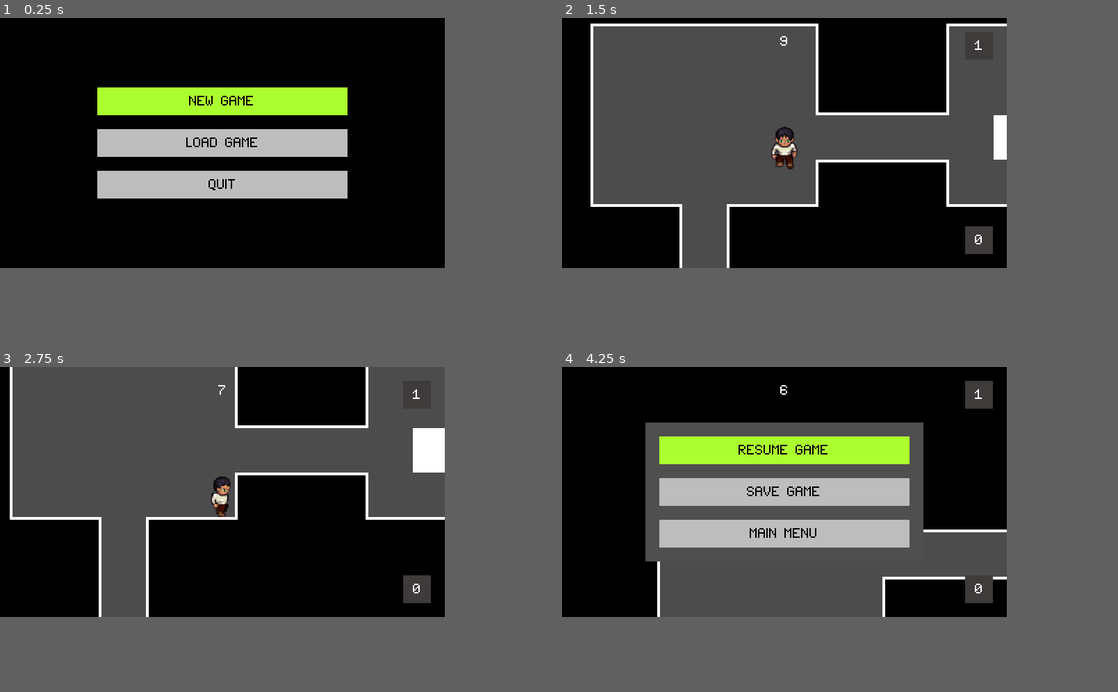
Above: before the commit, frames 1-4 (two rows, left to right).
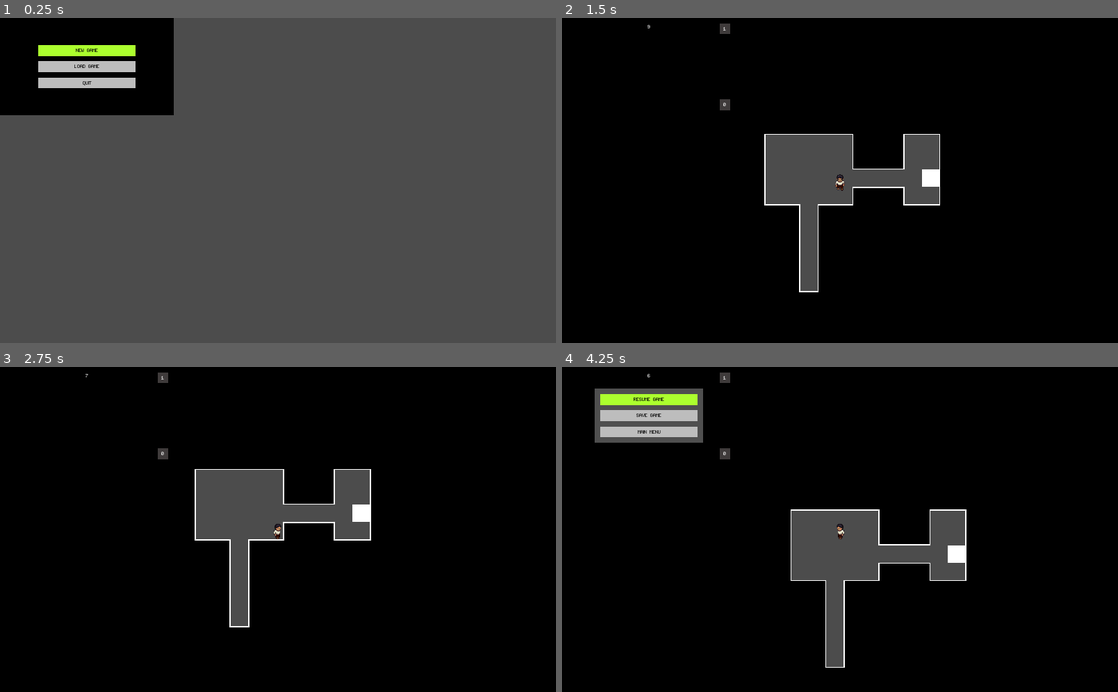
Above: after the commit, the same moments.

Repository: alittek/AC31009-Game
Game: Godot game, scene res://StartScreen.tscn
Two runs of this game, one before a commit and one after it. Both use one fixed random seed, a clock stepped at 60 frames per second and the inputs below.
Inputs:
- Up to frame 1 (0.25 s): no input
- Up to frame 2 (1.5 s): tap Enter at 0.5 s; hold Right (move_right) 0.53-1.28 s; hold Space (interact) 0.53-1.28 s; hold Down (move_down) from 1.28 s (still down); tap Space (interact) at 1.35 s
- Up to frame 3 (2.75 s): release Down (move_down) at 2.03 s; hold Right (move_right) from 2.03 s (still down); hold Space (interact) from 2.03 s (still down)
- Up to frame 4 (4.25 s): release Right (move_right) at 2.78 s; release Space (interact) at 2.78 s; hold Up (move_up) 2.78-3.53 s; tap Space (interact) at 2.85 s; hold Left (move_left) from 3.53 s (still down); hold Space (interact) from 3.53 s (still down); tap Escape (menu) at 4.15 s
In our replay, the window is 640x360 before the commit and 800x468 after it. These sizes can differ from the game's own. Grey fills any space a smaller window leaves; there, only what the larger window draws over its background counts as a difference.

The runs differ from the first frame. In frame 1, 55% of the frame differs, in the area x 0-80%, y 0-77%; in frame 2, 35%; in frame 3, 37%; in frame 4, 31%.

Commit message:
collect artifacts when entering area automatically

Diff:
--- a/Chest.gd
+++ b/Chest.gd
@@ -1,11 +1,37 @@
 extends Area2D
 
-export var artifact : int = 1
+export var artifactNb : int = 1
+
+onready var effect = get_node("Effect")
+onready var sprite = get_node("Sprite")
+
+
+func _ready():
+	effect.interpolate_property(sprite, 'scale',
+			sprite.get_scale(), Vector2(2.0,2.0), 0.3,
+			Tween.TRANS_QUAD, Tween.EASE_OUT)
+	effect.interpolate_property(sprite, 'modulate',
+			Color(1,1,1,1), Color(1,1,1,0), 0.3,
+			Tween.TRANS_QUAD, Tween.EASE_OUT)
+
 
 # TODO random amount of artifacts
 func get_amount():
 	pass
 
-func on_interact(player):
-	player.get_artifact(artifact)
+
+# pick up when pressing interact
+#func on_interact(player):
+#	player.get_artifact(artifactNb)
+#	effect.start()
+
+# pick up items when walking into them (also in player)
+func _on_Chest_body_entered(body):
+	if body.name == "Player":
+		body.get_artifact(artifactNb)
+		effect.start()
+		#queue_free()
+
+
+func _on_Effect_tween_completed(object, key):
 	queue_free()
--- a/Chest.tscn
+++ b/Chest.tscn
@@ -9,15 +9,15 @@
 position = Vector2( 10, 10 )
 script = ExtResource( 2 )
 
-[node name="StaticBody2D" type="StaticBody2D" parent="."]
-
-[node name="Sprite" type="Sprite" parent="StaticBody2D"]
+[node name="Sprite" type="Sprite" parent="."]
 texture = ExtResource( 1 )
 region_enabled = true
 region_rect = Rect2( 6, 8, 20, 20 )
 
-[node name="CollisionShape2D" type="CollisionShape2D" parent="StaticBody2D"]
+[node name="CollisionShape2D2" type="CollisionShape2D" parent="."]
+scale = Vector2( 1.2, 1.2 )
 shape = SubResource( 1 )
 
-[node name="CollisionShape2D2" type="CollisionShape2D" parent="."]
-shape = SubResource( 1 )
+[node name="Effect" type="Tween" parent="."]
+[connection signal="body_entered" from="." to="." method="_on_Chest_body_entered"]
+[connection signal="tween_completed" from="Effect" to="." method="_on_Effect_tween_completed"]
--- a/Player.gd
+++ b/Player.gd
@@ -7,9 +7,9 @@
 var speed = 100
 var look_direction = "down"
 var facingDir = Vector2()
-var interact_dis : int = 40
+#var interact_dis : int = 50
 onready var animation = $AnimationPlayer
-onready var rayCast = $RayCast2D
+#onready var rayCast = $RayCast2D
 
 func _ready ():
 	ui.update_artNb_text(Global.artifacts)
@@ -51,23 +51,19 @@
 # TODO player picks up items
 func get_artifact(amount):
 	Global.set_artifacts(Global.artifacts+amount)
+	ui.update_artNb_text(Global.artifacts)
 	$SoundPickup.play()
-	ui.update_artNb_text(Global.artifacts)
 
-func _process(delta):
-	if Input.is_action_just_pressed("interact"):
-		try_interact()
-
-func try_interact():
-	pass
-	rayCast.cast_to = facingDir * interact_dis
-	if rayCast.is_colliding():
-		# TODO open walls
-		if rayCast.get_collider() is KinematicBody2D:
-#			rayCast.get_collider().take_damage(damage)
-			pass
-		elif rayCast.get_collider().has_method("on_interact"):
-			rayCast.get_collider().on_interact(self)
+#func _process(delta):
+#	if Input.is_action_just_pressed("interact"):
+#		try_interact()
+#
+#func try_interact():
+#	rayCast.cast_to = facingDir * interact_dis
+#	if rayCast.is_colliding():
+#		if rayCast.get_collider().has_method("on_interact"):
+#			rayCast.get_collider().on_interact(self)
+#			#get_artifact(1)
 
 # player meets enemy
 #func lose_artifact(amount):
--- a/World.gd
+++ b/World.gd
@@ -85,7 +85,7 @@
 func next_level():
 	Global.set_steps(steps+50)
 	Global.set_level(level+1)
-	Global.set_timer(timer.get_time_left()+(level*10))
+	Global.set_timer(timer.get_time_left()+(level*5))
 	Global.set_enemies(enemies+1)
 	get_tree().reload_current_scene()
 	#generate_Level_Walker(Global.steps)
@@ -100,3 +100,4 @@
 
 func _on_timer_timeout():
 	get_tree().change_scene("res://StartScreen.tscn")
+	Global.reset_values()
--- a/global.gd
+++ b/global.gd
@@ -20,3 +20,10 @@
 
 func set_enemies(newEnemies):
 	enemies = newEnemies
+
+func reset_values():
+	steps = 20
+	level = 1
+	artifacts = 0
+	timer = 10
+	enemies = 0
--- a/project.godot
+++ b/project.godot
@@ -36,8 +36,6 @@
 
 [display]
 
-window/size/width=320
-window/size/height=180
 window/size/test_width=1024
 window/size/test_height=600
 window/stretch/mode="2d"
